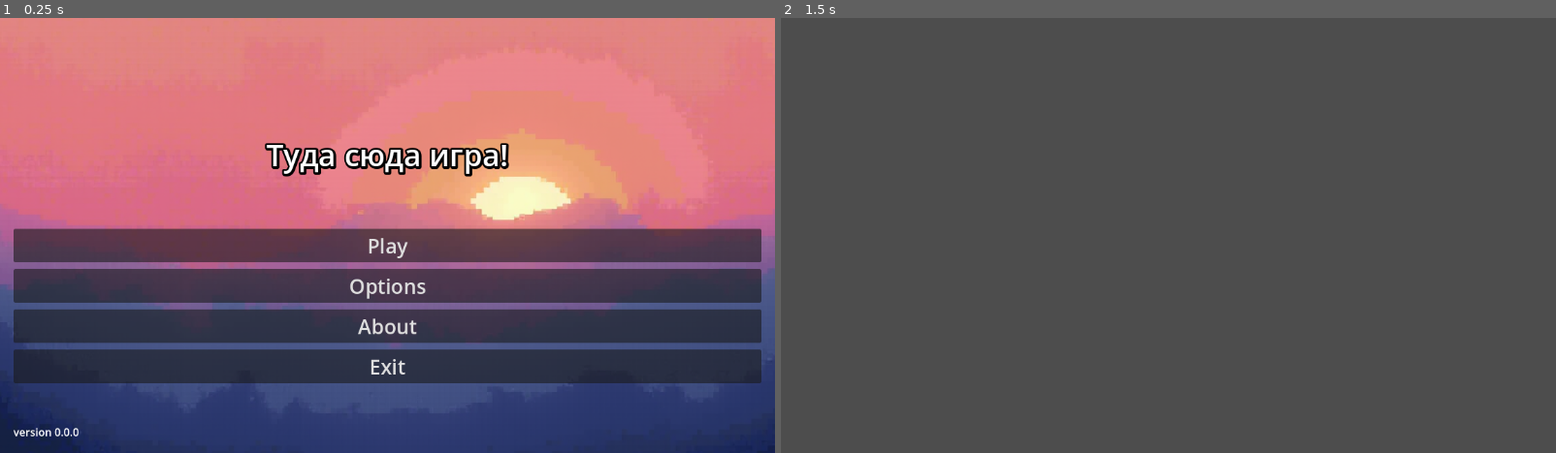
Above: before the commit, frames 1-2 (left to right).
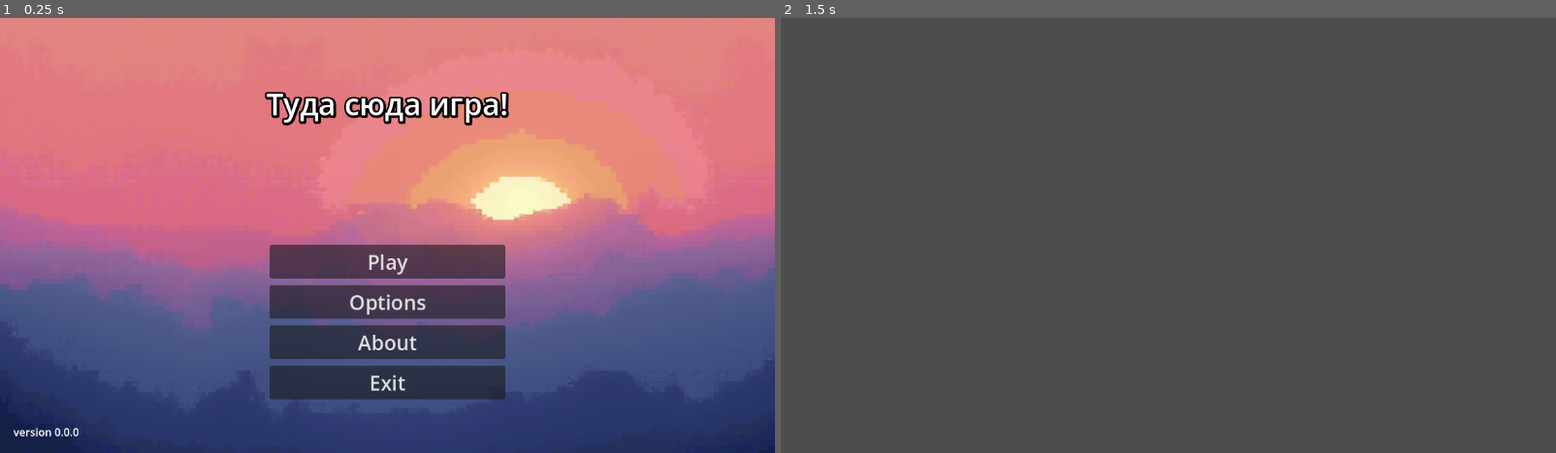
Above: after the commit, the same moments.

Repository: Ruarhid/GODOT_P
Game: Godot game, scene res://scenes/ui/main_menu.tscn
Two runs of this game, one before a commit and one after it. Both use one fixed random seed, a clock stepped at 60 frames per second and the inputs below.
Inputs:
- Up to frame 1 (0.25 s): no input
- Up to frame 2 (1.5 s): click "Play" at 0.5 s; tap Enter at 1.25 s; hold D from 1.28 s (still down)

The runs differ from the first frame. In frame 1, 29% of the frame differs, in the area x 1-99%, y 16-88%; in frame 2, nothing differs.

Commit message:
fix
positon menu item

Diff:
--- a/scenes/ui/main_menu.tscn
+++ b/scenes/ui/main_menu.tscn
@@ -26,6 +26,25 @@
 grow_vertical = 2
 texture = ExtResource("2_1g8jr")
 
+[node name="TitleLable" type="Label" parent="."]
+layout_mode = 1
+anchors_preset = 5
+anchor_left = 0.5
+anchor_right = 0.5
+offset_left = -180.0
+offset_top = 95.0
+offset_right = 180.0
+offset_bottom = 160.0
+grow_horizontal = 2
+theme_override_colors/font_shadow_color = Color(0, 0, 0, 1)
+theme_override_colors/font_outline_color = Color(0, 0, 0, 1)
+theme_override_constants/outline_size = 10
+theme_override_constants/shadow_outline_size = 12
+theme_override_font_sizes/font_size = 45
+text = "Туда сюда игра!"
+horizontal_alignment = 1
+vertical_alignment = 1
+
 [node name="MarginContainer" type="MarginContainer" parent="."]
 layout_mode = 1
 anchors_preset = 15
@@ -47,23 +66,14 @@
 [node name="VBoxContainer" type="VBoxContainer" parent="MarginContainer"]
 custom_minimum_size = Vector2(250, 350)
 layout_mode = 2
-theme_override_constants/separation = 10
+size_flags_horizontal = 4
+size_flags_vertical = 8
 alignment = 1
 
-[node name="TitleLable" type="Label" parent="MarginContainer/VBoxContainer"]
-custom_minimum_size = Vector2(0, 200)
+[node name="MenuButtons" type="VBoxContainer" parent="MarginContainer/VBoxContainer"]
+custom_minimum_size = Vector2(350, 0)
 layout_mode = 2
-theme_override_colors/font_shadow_color = Color(0, 0, 0, 1)
-theme_override_colors/font_outline_color = Color(0, 0, 0, 1)
-theme_override_constants/outline_size = 10
-theme_override_constants/shadow_outline_size = 12
-theme_override_font_sizes/font_size = 45
-text = "Туда сюда игра!"
-horizontal_alignment = 1
-vertical_alignment = 1
-
-[node name="MenuButtons" type="VBoxContainer" parent="MarginContainer/VBoxContainer"]
-layout_mode = 2
+size_flags_horizontal = 4
 theme_override_constants/separation = 10
 alignment = 1
 
--- a/scenes/ui/options_menu.tscn
+++ b/scenes/ui/options_menu.tscn
@@ -1,6 +1,7 @@
-[gd_scene load_steps=2 format=3 uid="uid://bm45k3js622gi"]
+[gd_scene load_steps=3 format=3 uid="uid://bm45k3js622gi"]
 
 [ext_resource type="Script" uid="uid://c1lm5i806317y" path="res://scripts/options_menu.gd" id="1_ta2k2"]
+[ext_resource type="Texture2D" uid="uid://bpfwefef3shr2" path="res://assets/gradient_pixel_art_style_sgzvbqi6m3wekqz4kdj6_2.png" id="2_wj2x4"]
 
 [node name="OptionsMenu" type="Control"]
 layout_mode = 3
@@ -12,9 +13,13 @@
 script = ExtResource("1_ta2k2")
 
 [node name="TextureRect" type="TextureRect" parent="."]
-layout_mode = 0
-offset_right = 40.0
-offset_bottom = 40.0
+layout_mode = 1
+anchors_preset = 15
+anchor_right = 1.0
+anchor_bottom = 1.0
+grow_horizontal = 2
+grow_vertical = 2
+texture = ExtResource("2_wj2x4")
 
 [node name="MarginContainer" type="MarginContainer" parent="."]
 layout_mode = 1
--- a/scripts/main_menu.gd
+++ b/scripts/main_menu.gd
@@ -2,10 +2,10 @@
 class_name MainMenu
 extends Control
 # Объявление и инициализация кнопок
-@onready var play_button: Button = %PlayButton
-@onready var options_button: Button = %OptionsButton
-@onready var about_button: Button = %AboutButton
-@onready var exit_button: Button = %ExitButton
+@onready var play_button: Button = %PlayButton as Button
+@onready var options_button: Button = %OptionsButton as Button
+@onready var about_button: Button = %AboutButton as  Button
+@onready var exit_button: Button = %ExitButton as Button
 
 # Путь к сценам
 const OPTIONS_SCENE: String = "res://scenes/ui/options_menu.tscn"
